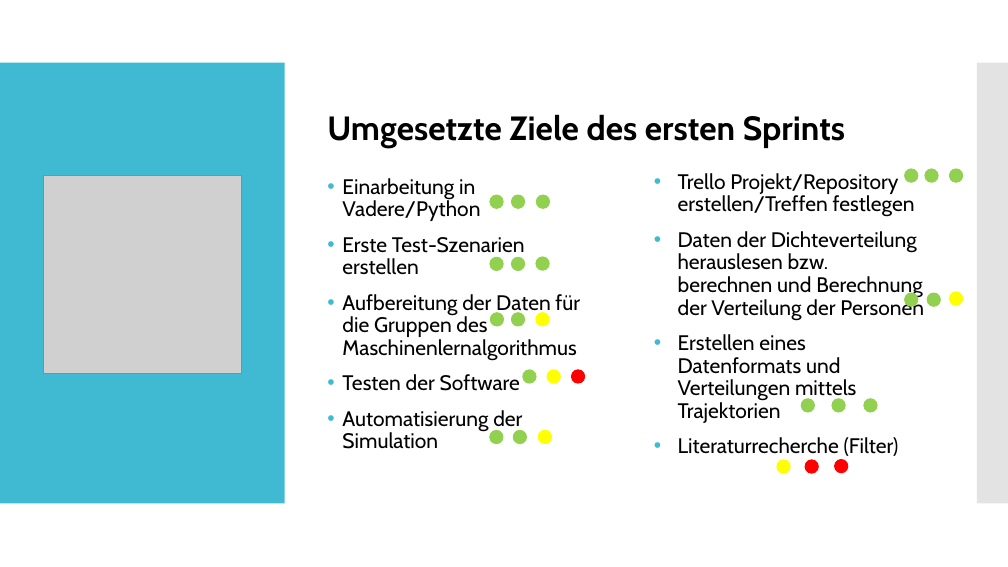
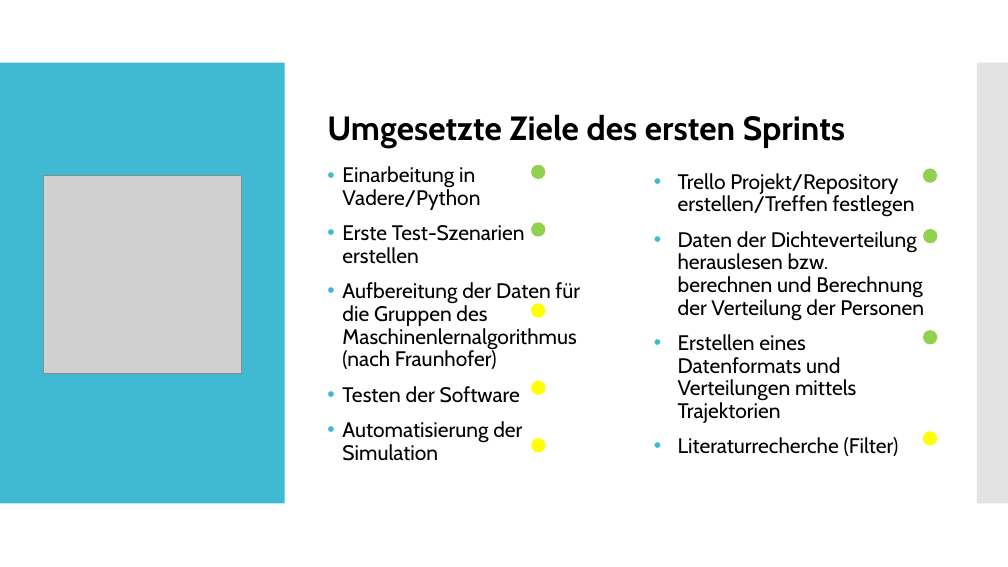
Before and after one commit to Datagroup-ModSim/ModSim17-data-generation-filters, a slide deck: slide 6 of presentations/Datenerzeugung und Datenanalyse_Sprint1_formatiert.pptx. Drawn at 1008x567 pixels with LibreOffice and Linux fonts; fonts in the diff are those of the drawing; grey boxes stand for pictures. Boxes give left, top, right and bottom in pixels: in the first picture for what was removed or moved away, otherwise in the second. Text is boxed around its words. In the diff, an @@ line names an element or a change of style, - is before the commit and + after.

```diff
--- a/presentations/Datenerzeugung und Datenanalyse_Sprint1_formatiert.pptx
+++ b/presentations/Datenerzeugung und Datenanalyse_Sprint1_formatiert.pptx
@@ ellipse: place and size @@
-ellipse at (490,195,504,209)
+ellipse at (532,166,545,179)
@@ ellipse: place and size @@
-ellipse at (905,169,919,182)
+ellipse at (923,169,937,182)
@@ ellipse removed at (925,169,938,182) @@
@@ ellipse removed at (950,169,963,182) @@
@@ ellipse removed at (511,195,525,209) @@
@@ ellipse removed at (536,195,550,209) @@
@@ ellipse: place and size @@
-ellipse at (490,257,504,271)
+ellipse at (532,223,545,237)
@@ ellipse: place and size @@
-ellipse at (950,292,963,306)
+ellipse at (924,230,938,243)
@@ ellipse at (924,230,938,243): fill #FFFF00 to #92D050; outline #FFFF00 0.85 pt to #92D050 0.85 pt @@
@@ ellipse removed at (511,257,525,271) @@
@@ ellipse removed at (536,257,550,271) @@
@@ text at (342,282,580,369): text changed @@
-• Aufbereitung der Daten für die Gruppen des Maschinenlernalgorithmus
+• Aufbereitung der Daten für die Gruppen des Maschinenlernalgorithmus (nach Fraunhofer)
@@ ellipse removed at (905,293,919,307) @@
@@ ellipse removed at (927,293,941,307) @@
@@ ellipse removed at (491,313,504,327) @@
@@ ellipse removed at (511,313,525,327) @@
@@ ellipse: place and size @@
-ellipse at (536,312,550,326)
+ellipse at (532,304,545,318)
@@ ellipse: place and size @@
-ellipse at (864,399,878,412)
+ellipse at (924,330,938,344)
@@ ellipse removed at (523,370,537,383) @@
@@ ellipse: place and size @@
-ellipse at (547,370,561,383)
+ellipse at (532,381,545,395)
@@ ellipse removed at (572,370,585,383) @@
@@ ellipse removed at (802,399,815,412) @@
@@ ellipse removed at (832,399,845,412) @@
@@ ellipse removed at (490,430,504,444) @@
@@ ellipse removed at (513,430,527,444) @@
@@ ellipse: place and size @@
-ellipse at (538,430,552,444)
+ellipse at (532,439,545,452)
@@ ellipse: place and size @@
-ellipse at (777,460,791,473)
+ellipse at (923,432,937,445)
@@ ellipse removed at (805,460,819,473) @@
@@ ellipse removed at (835,460,848,473) @@
```
Also in this commit, not shown: 8 other slides changed, 1 slide removed.
